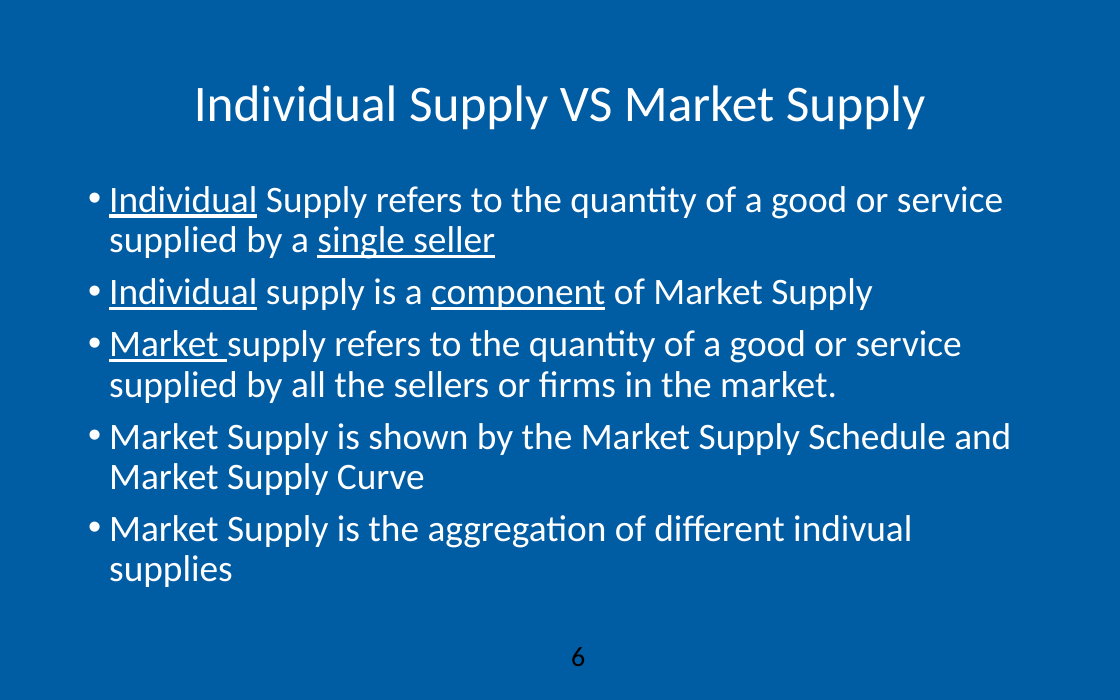
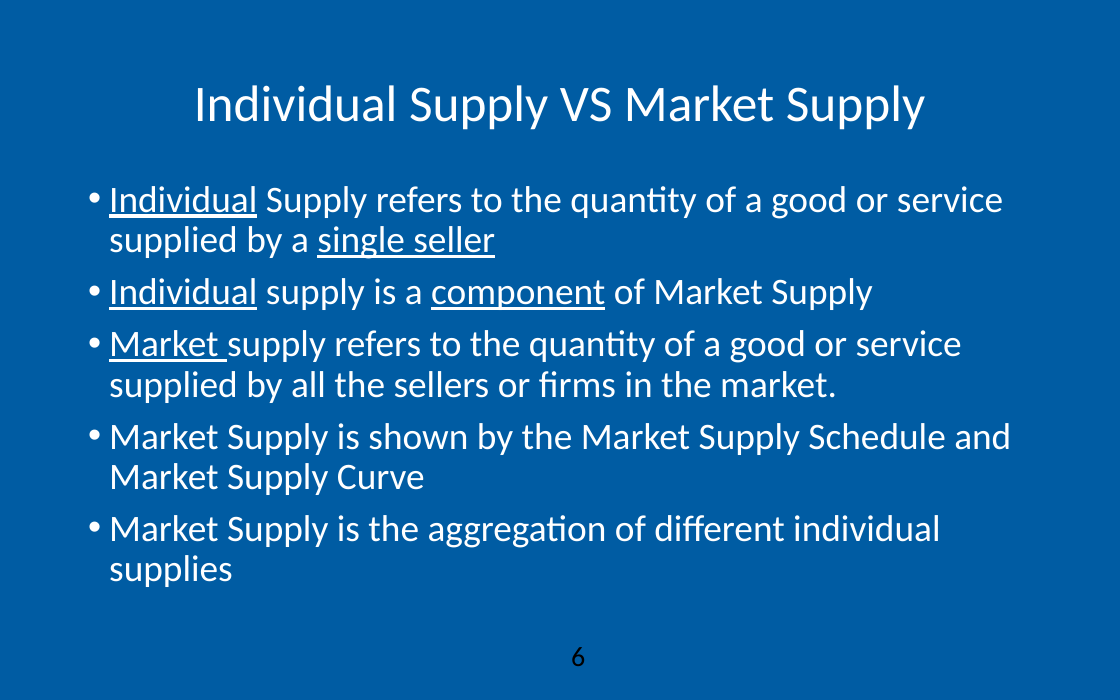
Before and after one commit to AEGDDI/idr305, a slide deck: slide 6 of lectures/L5.pptx. Drawn at 1120x700 pixels with LibreOffice and Linux fonts; fonts in the diff are those of the drawing; background and template pictures are left out. Boxes give left, top, right and bottom in pixels: in the first picture for what was removed or moved away, otherwise in the second. Text is boxed around its words. In the diff, an @@ line names an element or a change of style, - is before the commit and + after.

```diff
--- a/lectures/L5.pptx
+++ b/lectures/L5.pptx
@@ text at [109,515,940,587]: text changed @@
-• Market Supply is the aggregation of different indivual supplies
+• Market Supply is the aggregation of different individual supplies
```
Also in this commit, not shown: 4 other slides changed, 1 other file.
